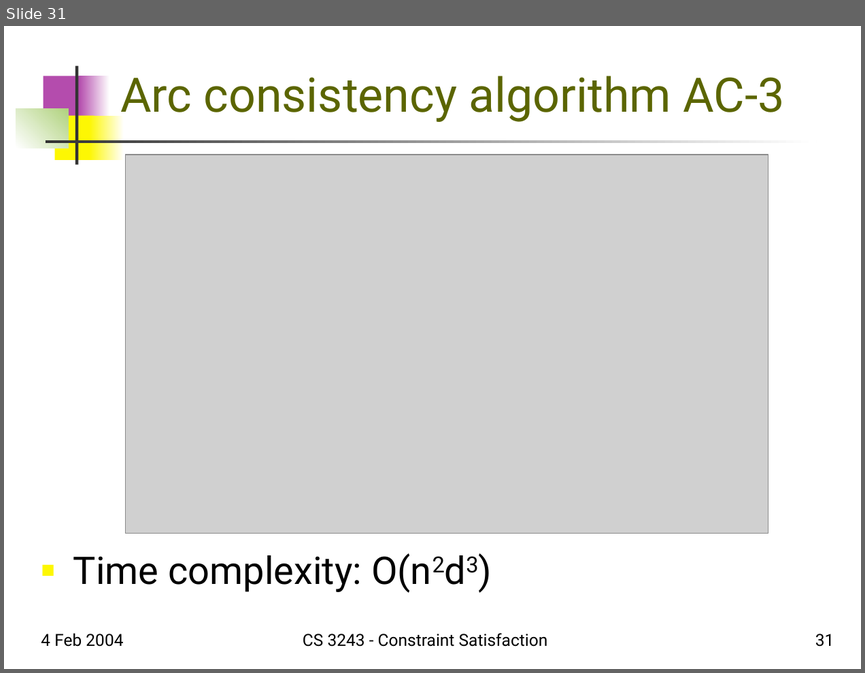
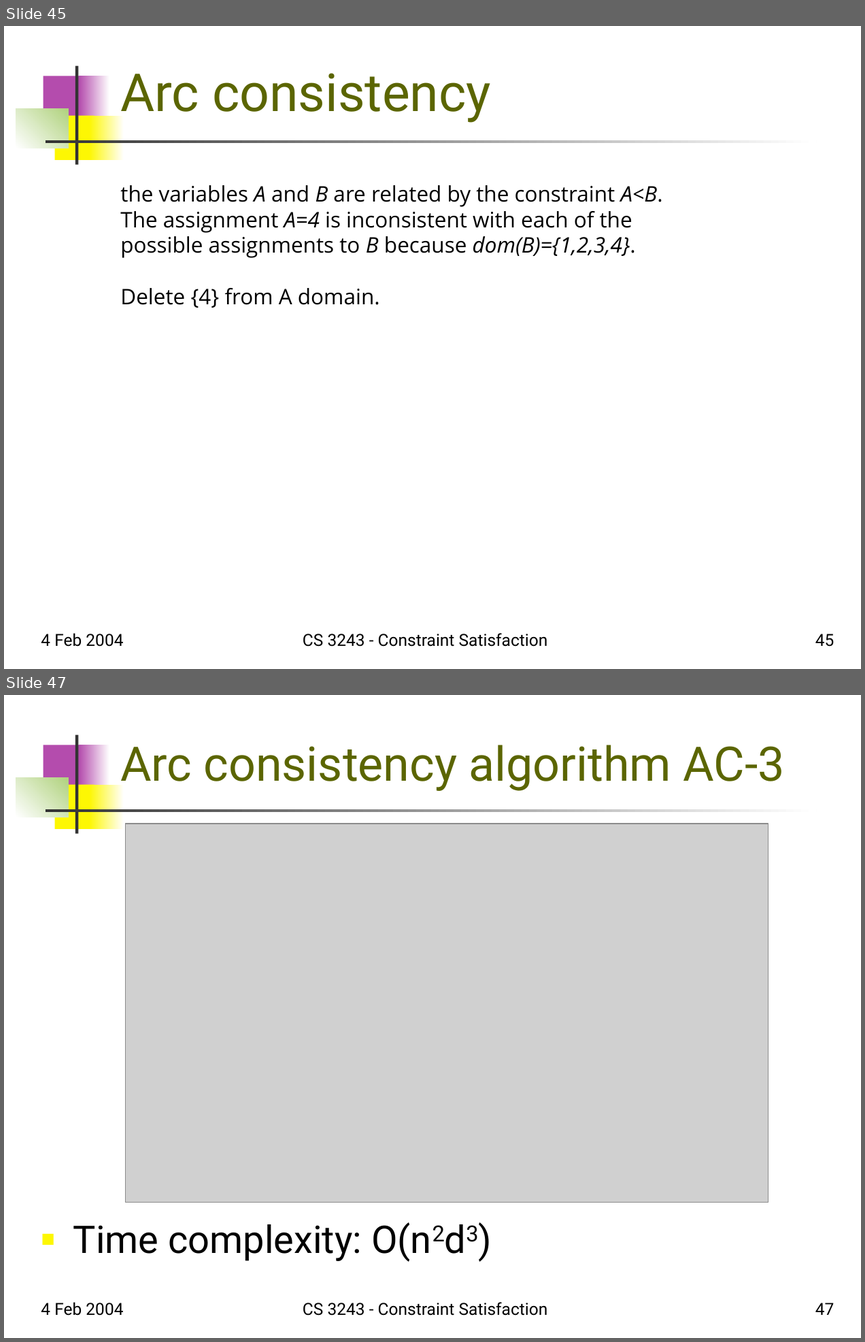
Before and after one commit to Rafi-afridi/Artificial_intelligence, a slide deck: Book slides/m5-csp.ppt. Shown one above the other, each under a label of ours: slide 31 before the commit, slides 45 and 47 after it; the slides between them are not shown. The pictures are 865x673 and 865x1342 pixels, drawn with LibreOffice and Linux fonts; fonts in the diff are those of the drawing; grey boxes stand for pictures. Boxes give left, top, right and bottom in pixels: in the first picture for what was removed or moved away, otherwise in the second. Text is boxed around its words. In the diff, an @@ line names an element or a change of style, - is before the commit and + after.

```diff
--- a/Book slides/m5-csp.ppt
+++ b/Book slides/m5-csp.ppt
@@ slide 45 added at (4,26,861,669), background #FFFFFF; not listed: 7 template elements that a slide beside it also shows @@
@@ title added at (120,73,491,123), 44 pt, text #5B6501 @@
+Arc consistency
@@ text added at (120,185,663,308), 18 pt, text #000000 @@
+the variables A and B are related by the constraint A<B. The assignment A=4 is inconsistent with each of the possible assignments to B because dom(B)={1,2,3,4}.
+Delete {4} from A domain.
@@ text added at (41,633,123,646), 14 pt, text #000000 @@
+4 Feb 2004
@@ text added at (303,633,548,646), 14 pt, text #000000 @@
+CS 3243 - Constraint Satisfaction
@@ page number added at (815,633,834,646), 14 pt, text #000000 @@
+45
@@ what was slide 31 is now slide 47 @@
@@ page number at (815,1302,834,1314): text changed @@
-31
+47
```
Also in this commit, not shown: 15 other slides added, 6 other files.
